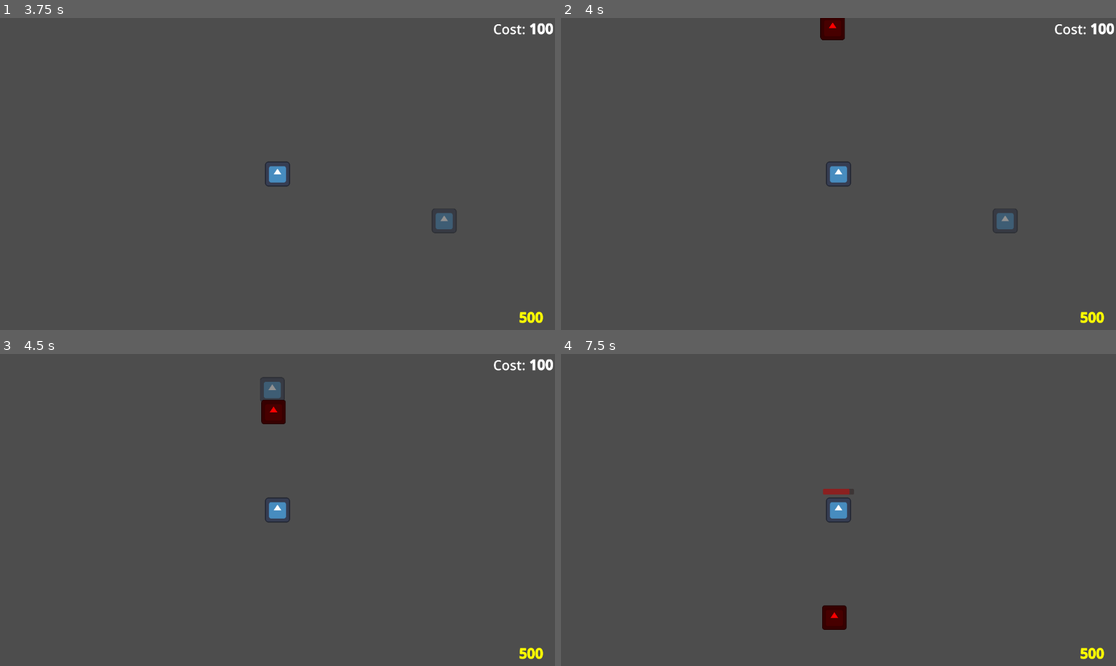
Above: before the commit, frames 1-4 (two rows, left to right).
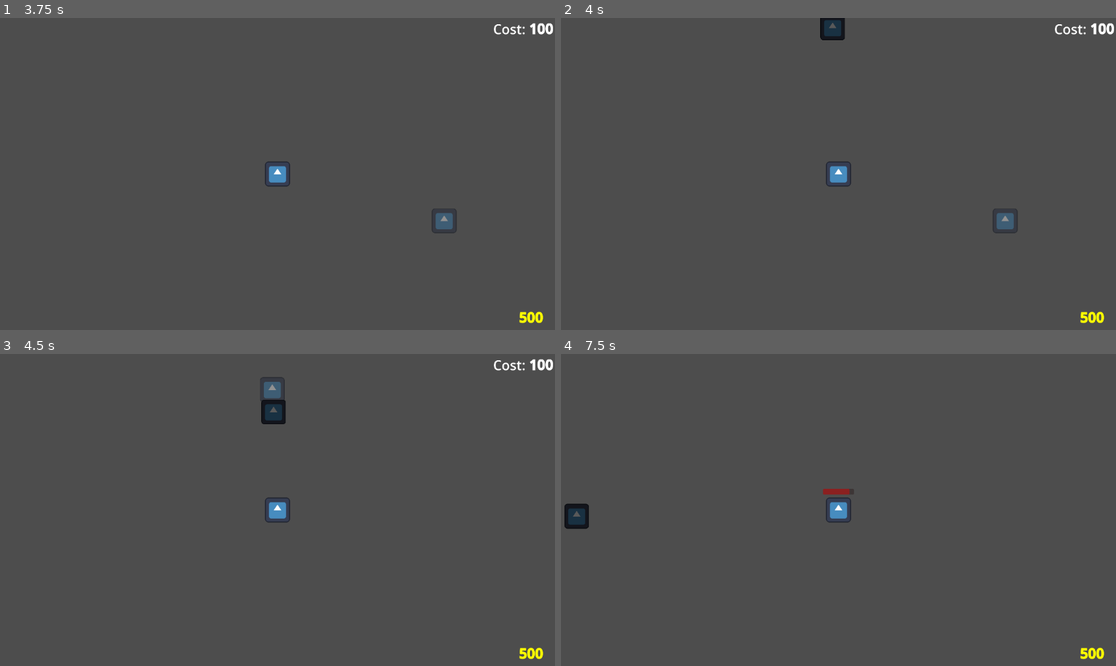
Above: after the commit, the same moments.

Repository: cosmincreato/mds
Game: Godot game, scene res://scenes/main_scene.tscn
Same seed, same stepped clock (60 frames per second), same inputs: the game is played once before the commit and once after it. The engine's default icon, where the game draws it, is replaced by a stand-in: a white triangle on a blue panel in a dark square.
Inputs (mouse positions are in pixels of both pictures, inside the frame that each line leads up to):
- Up to frame 1 (3.75 s): tap Enter at 0.5, 2, 3.5 s; move the mouse to (277, 174) at 0.52 s; hold 1 (1) 0.53-1.28 s; tap Space at 1.25, 2.75 s; move the mouse to (499, 39) at 1.27 s; tap 1 (1) at 1.35, 2.3, 2.85 s; move the mouse to (532, 317) at 2.02 s; press the mouse at (532, 317) at 2.03 s; move the mouse to (249, 236) at 2.77 s; release the mouse at (249, 236) at 2.78 s; move the mouse to (444, 220) at 3.52 s; hold 1 (1) from 3.53 s (still down)
- Up to frame 2 (4 s): keep holding 1 (1)
- Up to frame 3 (4.5 s): move the mouse to (271, 388) at 4.27 s; release 1 (1) at 4.28 s; click (271, 388) at 4.35 s
- Up to frame 4 (7.5 s): tap 1 (1) at 4.55, 5.85, 6.8, 7.35 s; move the mouse to (866, 510) at 5.02 s; hold 1 (1) 5.03-5.78 s; tap Space at 5.75 s; move the mouse to (755, 432) at 5.77 s; move the mouse to (960, 494) at 6.52 s; press the mouse at (960, 494) at 6.53 s; move the mouse to (727, 525) at 7.27 s; release the mouse at (727, 525) at 7.28 s

Frame 1 is identical in both runs. In frame 2, 0.3% of the frame differs, in the area x 46-52%, y 0-7%; in frame 3, 0.3%; in frame 4, 0.7%, in the area x 0-52%, y 47-89%.

Commit message:
added enemy types

Diff:
--- a/scenes/attack_component.tscn
+++ /dev/null
@@ -1,6 +0,0 @@
-[gd_scene load_steps=2 format=3 uid="uid://dmjc7gmk56v7w"]
-
-[ext_resource type="Script" uid="uid://bxr74ube4l2vd" path="res://scripts/entities/components/attack_component.gd" id="1_nursx"]
-
-[node name="AttackComponent" type="Node"]
-script = ExtResource("1_nursx")
--- a/scenes/base.tscn
+++ b/scenes/base.tscn
@@ -2,8 +2,8 @@
 
 [ext_resource type="Script" uid="uid://befe606ow32q5" path="res://scripts/base.gd" id="1_h5ip5"]
 [ext_resource type="Texture2D" uid="uid://iwmndwjfdejc" path="res://assets/base/icon.svg" id="1_pvqg0"]
-[ext_resource type="PackedScene" uid="uid://dwkjaugy7ph2v" path="res://scenes/health_component.tscn" id="2_baglu"]
-[ext_resource type="PackedScene" uid="uid://cpflaq3jtiks" path="res://scenes/health_bar.tscn" id="5_40w10"]
+[ext_resource type="PackedScene" uid="uid://dwkjaugy7ph2v" path="res://scenes/entities/components/health_component.tscn" id="2_baglu"]
+[ext_resource type="PackedScene" uid="uid://cpflaq3jtiks" path="res://scenes/entities/components/health_bar.tscn" id="5_40w10"]
 
 [sub_resource type="RectangleShape2D" id="RectangleShape2D_h5ip5"]
 size = Vector2(124, 123)
--- a/scenes/enemies/enemy.tscn
+++ /dev/null
@@ -1,38 +0,0 @@
-[gd_scene load_steps=9 format=3 uid="uid://b66yj2jk6m2x5"]
-
-[ext_resource type="Script" uid="uid://dpkhuk08hrkp5" path="res://scripts/entities/enemies/enemy.gd" id="1_5uy6h"]
-[ext_resource type="Texture2D" uid="uid://cwt4st7is2mpe" path="res://assets/enemy/icon.svg" id="1_6xk8f"]
-[ext_resource type="Script" uid="uid://cpqn2bfg7lovo" path="res://scripts/entities/enemies/character_body_2d.gd" id="2_38ino"]
-[ext_resource type="PackedScene" uid="uid://cpflaq3jtiks" path="res://scenes/health_bar.tscn" id="4_nb6gf"]
-[ext_resource type="PackedScene" uid="uid://dmjc7gmk56v7w" path="res://scenes/attack_component.tscn" id="5_jt03m"]
-[ext_resource type="PackedScene" uid="uid://dwkjaugy7ph2v" path="res://scenes/health_component.tscn" id="6_n7575"]
-[ext_resource type="PackedScene" uid="uid://blnbp4jhyld43" path="res://scenes/hurtbox.tscn" id="7_jt03m"]
-
-[sub_resource type="RectangleShape2D" id="RectangleShape2D_8e3ao"]
-size = Vector2(126, 127)
-
-[node name="Enemy" type="Node2D" groups=["enemies"]]
-script = ExtResource("1_5uy6h")
-
-[node name="CharacterBody2D" type="CharacterBody2D" parent="."]
-modulate = Color(1, 0, 0, 1)
-script = ExtResource("2_38ino")
-speed = 500
-
-[node name="Sprite2D" type="Sprite2D" parent="CharacterBody2D"]
-texture = ExtResource("1_6xk8f")
-
-[node name="CollisionShape2D" type="CollisionShape2D" parent="CharacterBody2D"]
-position = Vector2(0, -0.5)
-shape = SubResource("RectangleShape2D_8e3ao")
-
-[node name="HealthBar" parent="CharacterBody2D" instance=ExtResource("4_nb6gf")]
-
-[node name="Hurtbox" parent="CharacterBody2D" instance=ExtResource("7_jt03m")]
-
-[node name="AttackComponent" parent="." instance=ExtResource("5_jt03m")]
-
-[node name="HealthComponent" parent="." instance=ExtResource("6_n7575")]
-
-[connection signal="damage_taken" from="HealthComponent" to="." method="_on_health_component_damage_taken"]
-[connection signal="died" from="HealthComponent" to="." method="_on_health_component_died"]
--- a/scenes/allies/ally.tscn
+++ b/scenes/entities/allies/ally.tscn
@@ -1,10 +1,10 @@
 [gd_scene load_steps=7 format=3 uid="uid://b440y2dak6lja"]
 
 [ext_resource type="Texture2D" uid="uid://iwmndwjfdejc" path="res://assets/base/icon.svg" id="1_l1mpe"]
-[ext_resource type="PackedScene" uid="uid://dmjc7gmk56v7w" path="res://scenes/attack_component.tscn" id="3_20huh"]
-[ext_resource type="PackedScene" uid="uid://dwkjaugy7ph2v" path="res://scenes/health_component.tscn" id="3_kjwhc"]
-[ext_resource type="PackedScene" uid="uid://blnbp4jhyld43" path="res://scenes/hurtbox.tscn" id="4_kjwhc"]
-[ext_resource type="PackedScene" uid="uid://cy8p14uekydcr" path="res://scenes/cost_component.tscn" id="5_mthl8"]
+[ext_resource type="PackedScene" uid="uid://dmjc7gmk56v7w" path="res://scenes/entities/components/attack_component.tscn" id="3_20huh"]
+[ext_resource type="PackedScene" uid="uid://dwkjaugy7ph2v" path="res://scenes/entities/components/health_component.tscn" id="3_kjwhc"]
+[ext_resource type="PackedScene" uid="uid://blnbp4jhyld43" path="res://scenes/entities/components/hurtbox.tscn" id="4_kjwhc"]
+[ext_resource type="PackedScene" uid="uid://cy8p14uekydcr" path="res://scenes/entities/components/cost_component.tscn" id="5_mthl8"]
 
 [sub_resource type="RectangleShape2D" id="RectangleShape2D_a0l60"]
 
--- /dev/null
+++ b/scenes/entities/components/attack_component.tscn
@@ -0,0 +1,6 @@
+[gd_scene load_steps=2 format=3 uid="uid://dmjc7gmk56v7w"]
+
+[ext_resource type="Script" uid="uid://bxr74ube4l2vd" path="res://scripts/entities/components/attack_component.gd" id="1_gn0m6"]
+
+[node name="AttackComponent" type="Node"]
+script = ExtResource("1_gn0m6")
--- /dev/null
+++ b/scenes/entities/components/health_component.tscn
@@ -0,0 +1,6 @@
+[gd_scene load_steps=2 format=3 uid="uid://dwkjaugy7ph2v"]
+
+[ext_resource type="Script" uid="uid://cuiiigmkwokve" path="res://scripts/entities/components/health_component.gd" id="1_rahqb"]
+
+[node name="HealthComponent" type="Node"]
+script = ExtResource("1_rahqb")
--- /dev/null
+++ b/scenes/entities/enemies/dragon.tscn
@@ -0,0 +1,37 @@
+[gd_scene load_steps=9 format=3 uid="uid://dpth7xew658mj"]
+
+[ext_resource type="Script" uid="uid://cy8ild4qeljum" path="res://scripts/entities/enemies/dragon.gd" id="1_4mo7g"]
+[ext_resource type="Script" uid="uid://cpqn2bfg7lovo" path="res://scripts/entities/enemies/character_body_2d.gd" id="2_cbvde"]
+[ext_resource type="Texture2D" uid="uid://cwt4st7is2mpe" path="res://assets/enemy/icon.svg" id="3_5oure"]
+[ext_resource type="PackedScene" uid="uid://cpflaq3jtiks" path="res://scenes/entities/components/health_bar.tscn" id="4_671wr"]
+[ext_resource type="PackedScene" uid="uid://blnbp4jhyld43" path="res://scenes/entities/components/hurtbox.tscn" id="5_0tgij"]
+[ext_resource type="PackedScene" uid="uid://dmjc7gmk56v7w" path="res://scenes/entities/components/attack_component.tscn" id="6_ppcb5"]
+[ext_resource type="PackedScene" uid="uid://dwkjaugy7ph2v" path="res://scenes/entities/components/health_component.tscn" id="7_htr04"]
+
+[sub_resource type="RectangleShape2D" id="RectangleShape2D_ywdfk"]
+size = Vector2(126, 127)
+
+[node name="Dragon" type="Node2D" groups=["enemies"]]
+script = ExtResource("1_4mo7g")
+metadata/_custom_type_script = "uid://dpkhuk08hrkp5"
+
+[node name="CharacterBody2D" type="CharacterBody2D" parent="."]
+script = ExtResource("2_cbvde")
+speed = 500
+
+[node name="Sprite2D" type="Sprite2D" parent="CharacterBody2D"]
+modulate = Color(0.591459, 0, 0.0417466, 1)
+texture = ExtResource("3_5oure")
+
+[node name="CollisionShape2D" type="CollisionShape2D" parent="CharacterBody2D"]
+position = Vector2(0, -0.5)
+shape = SubResource("RectangleShape2D_ywdfk")
+
+[node name="HealthBar" parent="CharacterBody2D" instance=ExtResource("4_671wr")]
+
+[node name="Hurtbox" parent="CharacterBody2D" instance=ExtResource("5_0tgij")]
+
+[node name="AttackComponent" parent="." instance=ExtResource("6_ppcb5")]
+attack_damage = 200
+
+[node name="HealthComponent" parent="." instance=ExtResource("7_htr04")]
--- /dev/null
+++ b/scenes/entities/enemies/skeleton.tscn
@@ -0,0 +1,36 @@
+[gd_scene load_steps=9 format=3 uid="uid://d2qvboyd1b06e"]
+
+[ext_resource type="Script" uid="uid://dhbdnoohp1xv" path="res://scripts/entities/enemies/skeleton.gd" id="1_f0qv5"]
+[ext_resource type="Script" uid="uid://cpqn2bfg7lovo" path="res://scripts/entities/enemies/character_body_2d.gd" id="2_ey25l"]
+[ext_resource type="Texture2D" uid="uid://cwt4st7is2mpe" path="res://assets/enemy/icon.svg" id="3_iet1o"]
+[ext_resource type="PackedScene" uid="uid://cpflaq3jtiks" path="res://scenes/entities/components/health_bar.tscn" id="4_aub10"]
+[ext_resource type="PackedScene" uid="uid://blnbp4jhyld43" path="res://scenes/entities/components/hurtbox.tscn" id="5_efa2h"]
+[ext_resource type="PackedScene" uid="uid://dmjc7gmk56v7w" path="res://scenes/entities/components/attack_component.tscn" id="6_mfyrh"]
+[ext_resource type="PackedScene" uid="uid://dwkjaugy7ph2v" path="res://scenes/entities/components/health_component.tscn" id="7_rwbew"]
+
+[sub_resource type="RectangleShape2D" id="RectangleShape2D_ywdfk"]
+size = Vector2(126, 127)
+
+[node name="Skeleton" type="Node2D" groups=["enemies"]]
+script = ExtResource("1_f0qv5")
+metadata/_custom_type_script = "uid://dpkhuk08hrkp5"
+
+[node name="CharacterBody2D" type="CharacterBody2D" parent="."]
+script = ExtResource("2_ey25l")
+speed = 500
+
+[node name="Sprite2D" type="Sprite2D" parent="CharacterBody2D"]
+modulate = Color(0.347817, 0.347817, 0.347817, 1)
+texture = ExtResource("3_iet1o")
+
+[node name="CollisionShape2D" type="CollisionShape2D" parent="CharacterBody2D"]
+position = Vector2(0, -0.5)
+shape = SubResource("RectangleShape2D_ywdfk")
+
+[node name="HealthBar" parent="CharacterBody2D" instance=ExtResource("4_aub10")]
+
+[node name="Hurtbox" parent="CharacterBody2D" instance=ExtResource("5_efa2h")]
+
+[node name="AttackComponent" parent="." instance=ExtResource("6_mfyrh")]
+
+[node name="HealthComponent" parent="." instance=ExtResource("7_rwbew")]
--- a/scenes/health_component.tscn
+++ /dev/null
@@ -1,6 +0,0 @@
-[gd_scene load_steps=2 format=3 uid="uid://dwkjaugy7ph2v"]
-
-[ext_resource type="Script" uid="uid://cuiiigmkwokve" path="res://scripts/entities/components/health_component.gd" id="1_q21hc"]
-
-[node name="HealthComponent" type="Node"]
-script = ExtResource("1_q21hc")
--- a/scripts/base.gd
+++ b/scripts/base.gd
@@ -20,8 +20,9 @@
 		enemy_health_component.take_damage(enemy_health_component.health)
 
 # Cand HealthComponent semnaleaza ca baza ca si-a luat damage
-func _on_health_component_damage_taken(new_health: int, _amount: int) -> void:
+func _on_health_component_damage_taken(new_health: int, amount: int) -> void:
 	if health_bar:
+		print(amount, " damage taken")
 		health_bar.update(new_health)
 
 # Cand HealthComponent semnaleaza ca baza a fost distrusa
--- a/scripts/entities/enemies/character_body_2d.gd
+++ b/scripts/entities/enemies/character_body_2d.gd
@@ -4,9 +4,10 @@
 @export var speed : int = 300
 
 func _physics_process(_delta: float) -> void:
-	var dir = global_position.direction_to(parent.seeking.global_position)
-	velocity = dir * speed
-	move_and_slide()
+	if parent.seeking:
+		var dir = global_position.direction_to(parent.seeking.global_position)
+		velocity = dir * speed
+		move_and_slide()
 
 
 # Ii vom da nodului toate proprietatile de care are nevoie
--- /dev/null
+++ b/scripts/entities/enemies/dragon.gd
@@ -0,0 +1,11 @@
+class_name Dragon extends Enemy
+
+func _ready() -> void:
+	super()
+	print("Dragon spawned")
+
+func _on_health_component_damage_taken(new_health: int, _amount: int) -> void:
+	health_bar.update(new_health)
+
+func _on_health_component_died() -> void:
+	queue_free()
--- a/scripts/entities/enemies/enemy.gd
+++ b/scripts/entities/enemies/enemy.gd
@@ -3,16 +3,21 @@
 # Nodul catre care se va deplasa inamicul
 @export var seeking : Node2D = null
 @onready var health_bar : HealthBar = get_node_or_null("CharacterBody2D/HealthBar")
+@onready var health_component : HealthComponent = get_node_or_null("HealthComponent")
 
 func _ready() -> void:
 	# Dependency Injection pentru copiii care au nevoie de variabile din parinte
 	for child in get_children():
 		if child.has_method("set_dependencies"):
 			child.set_dependencies(self)
+	if health_component:
+		health_component.damage_taken.connect(_on_health_component_damage_taken)
+		health_component.died.connect(_on_health_component_died)
 
 # Cand HealthComponent semnaleaza ca inamicul ca si-a luat damage
 func _on_health_component_damage_taken(new_health: int, _amount: int) -> void:
-	health_bar.update(new_health)
+	if health_bar:
+		health_bar.update(new_health)
 
 # Cand HealthComponent semnaleaza ca inamicul a fost ucis
 func _on_health_component_died() -> void:
--- /dev/null
+++ b/scripts/entities/enemies/skeleton.gd
@@ -0,0 +1,12 @@
+class_name Skeleton extends Enemy
+
+func _ready() -> void:
+	# Apelam metoda din superclasa
+	super()
+	print("Skeleton spawned")
+
+func _on_health_component_damage_taken(new_health: int, _amount: int) -> void:
+	super(new_health, _amount)
+
+func _on_health_component_died() -> void:
+	super()
--- a/scripts/main_scene.gd
+++ b/scripts/main_scene.gd
@@ -5,9 +5,10 @@
 @onready var ally_spawn_canvas: AllySpawnCanvas = $AllySpawnCanvas
 @onready var gold_count_label : GoldCountLabel = get_node_or_null("GoldCountLabel")
 
-var enemy_scene = preload("res://scenes/enemies/enemy.tscn")
-var allies_dir = DirAccess.open("res://scenes/allies/")
+var enemies_dir = DirAccess.open("res://scenes/entities/enemies")
+var allies_dir = DirAccess.open("res://scenes/entities/allies/")
 
+var enemies := []
 var allies_dictionary: Dictionary = {}
 var hovering: bool = false
 
@@ -17,12 +18,16 @@
 	var index = 1
 	var path: String
 	for ally in allies_dir.get_files():
-		path = "res://scenes/allies/" + str(ally)
+		path = allies_dir.get_current_dir() + "/" + str(ally)
 		allies_dictionary[index] = load(path)
 		index += 1
 
 	base.find_child("Hurtbox").mouse_entered.connect(_on_mouse_entered)
 	base.find_child("Hurtbox").mouse_exited.connect(_on_mouse_exited)
+
+	for enemy in enemies_dir.get_files():
+		path = enemies_dir.get_current_dir() + "/" + str(enemy)
+		enemies.append(load(path))
 
 
 func _input(event: InputEvent) -> void:
@@ -68,7 +73,9 @@
 func _on_enemy_spawn_timer_timeout() -> void:
 	var spawn_points = spawn_manager.get_children()
 	var spawn_point = spawn_points.pick_random()
-	var enemy = enemy_scene.instantiate()
+	# TODO aici o sa avem un algoritm de spawnat bazat pe wave,
+	#eu doar am pus random ca sa vad ca merge sa spawnam tipuri de inamici
+	var enemy = enemies.pick_random().instantiate()
 	enemy.position = spawn_point.position
 	enemy.seeking = base
 	enemy.find_child("Hurtbox").mouse_entered.connect(_on_mouse_entered)
Renamed: scenes/cost_component.tscn -> scenes/entities/components/cost_component.tscn
Not shown: 2 places in scenes/entities/components/health_bar.tscn that only renumber resources
Renamed: scenes/hurtbox.tscn -> scenes/entities/components/hurtbox.tscn
Not shown, added: scripts/entities/enemies/dragon.gd.uid
Not shown, added: scripts/entities/enemies/skeleton.gd.uid
